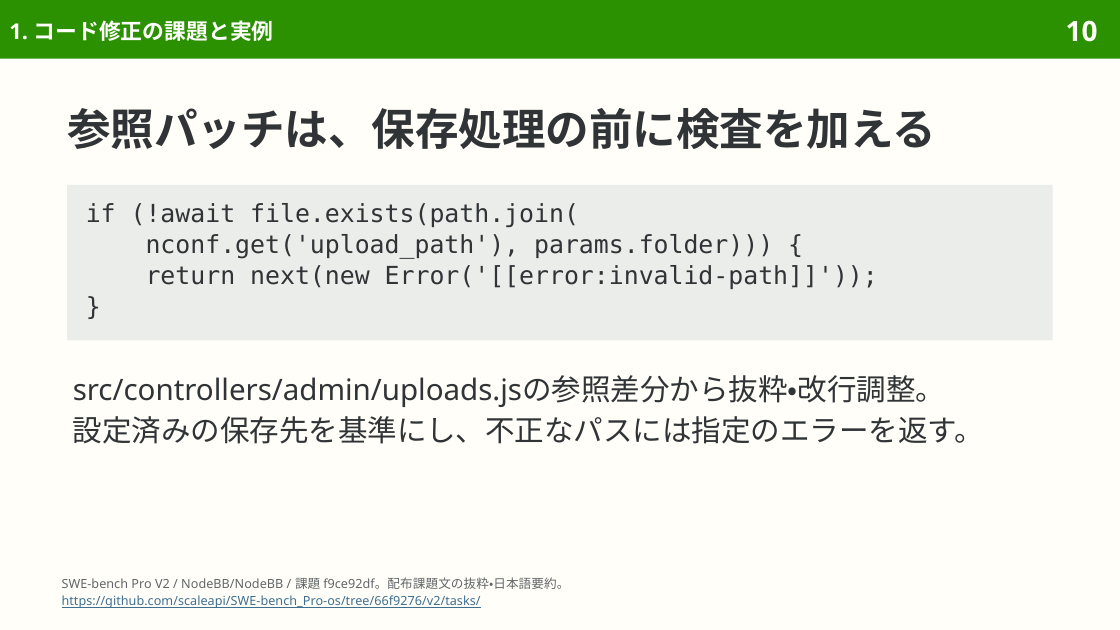
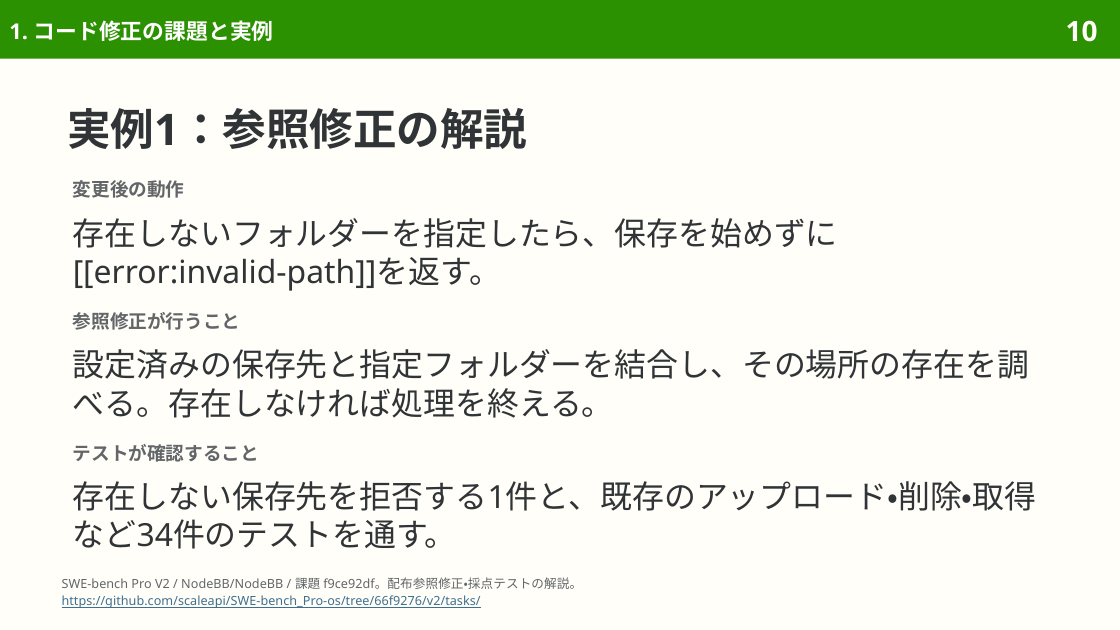
Before and after one commit to sasakiy84/datasets-in-10-minutes, a slide deck: slide 10 of slides/datasets-in-10-minutes-swe-bench-pro.pptx. Drawn at 1120x630 pixels with LibreOffice and Linux fonts; fonts in the diff are those of the drawing. Boxes give left, top, right and bottom in pixels: in the first picture for what was removed or moved away, otherwise in the second. Text is boxed around its words. In the diff, an @@ line names an element or a change of style, - is before the commit and + after.

Commit message:
Clarify SWE-bench Pro example solutions and tighten layouts

```diff
--- a/slides/datasets-in-10-minutes-swe-bench-pro.pptx
+++ b/slides/datasets-in-10-minutes-swe-bench-pro.pptx
@@ title at [67,108,527,149]: text changed @@
-参照パッチは、保存処理の前に検査を加える
+実例1：参照修正の解説
@@ rectangle removed at [67,185,1053,340] @@
-if (!await file.exists(path.join(
-nconf.get('upload_path'), params.folder))) {
-return next(new Error('[[error:invalid-path]]'));
-}
@@ text added at [73,180,185,198], 12 pt, text #626669, bold @@
+変更後の動作
@@ text added at [73,218,838,291], 20.5 pt, text #303437 @@
+存在しないフォルダーを指定したら、保存を始めずに[[error:invalid-path]]を返す。
@@ text added at [73,312,241,330], 12 pt, text #626669, bold @@
+参照修正が行うこと
@@ text at [73,349,1029,418]: text changed; size 19 to 20.5 pt @@
-src/controllers/admin/uploads.jsの参照差分から抜粋・改行調整。
-設定済みの保存先を基準にし、不正なパスには指定のエラーを返す。
+設定済みの保存先と指定フォルダーを結合し、その場所の存在を調べる。存在しなければ処理を終える。
@@ text added at [73,444,259,462], 12 pt, text #626669, bold @@
+テストが確認すること
@@ text added at [73,481,1037,549], 20.5 pt, text #303437 @@
+存在しない保存先を拒否する1件と、既存のアップロード・削除・取得など34件のテストを通す。
@@ text at [62,577,582,589]: text changed @@
-SWE-bench Pro V2 / NodeBB/NodeBB / 課題 f9ce92df。配布課題文の抜粋・日本語要約。
+SWE-bench Pro V2 / NodeBB/NodeBB / 課題 f9ce92df。配布参照修正・採点テストの解説。
```
Also in this commit, not shown: 26 other slides changed, 3 other files.
